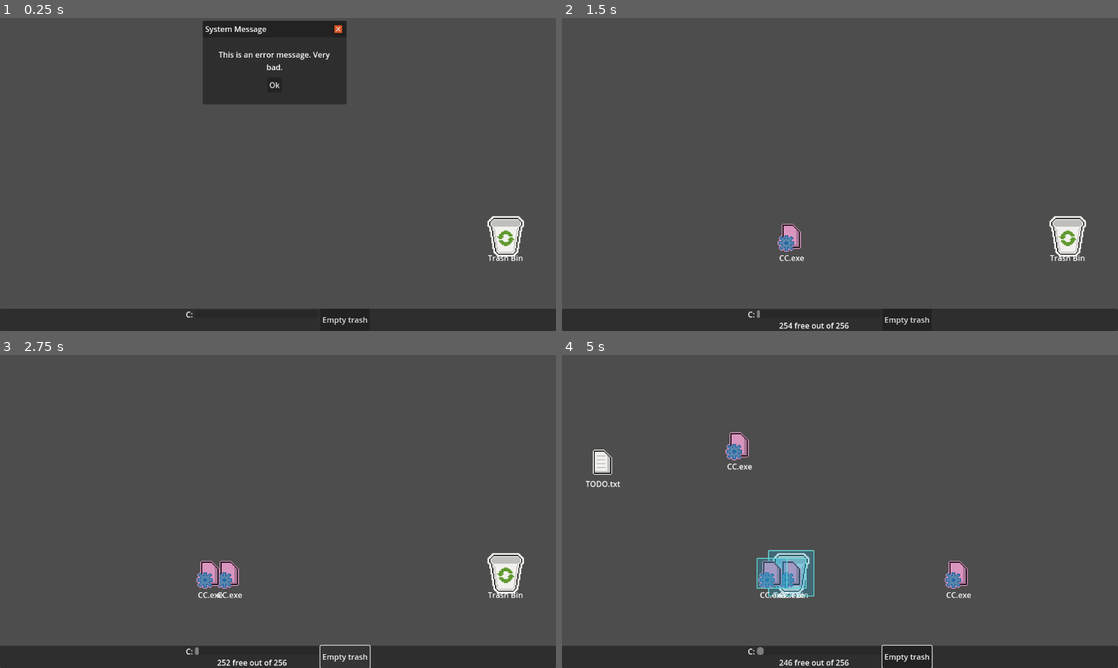
Above: before the commit, frames 1-4 (two rows, left to right).
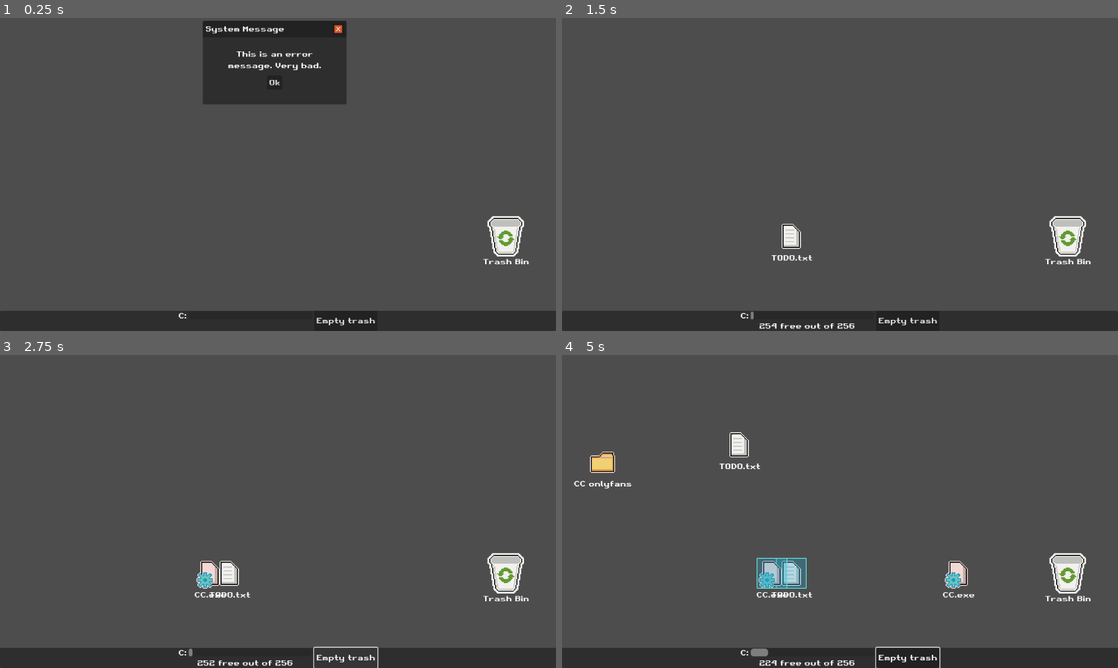
Above: after the commit, the same moments.

Repository: VileOar/ludum-dare-54
Game: Godot game, scene res://scenes/main.tscn
The game is run twice, just before and just after one commit, with the same random seed, the same clock (stepped at 60 frames per second) and the same inputs.
Inputs (mouse positions are in pixels of both pictures, inside the frame that each line leads up to):
- Up to frame 1 (0.25 s): no input
- Up to frame 2 (1.5 s): click "Empty trash" at 0.5 s; click "Ok" at 1.25 s
- Up to frame 3 (2.75 s): click "Empty trash" at 2 s
- Up to frame 4 (5 s): click "Empty trash" at 2.75 s; tap Enter at 3.5 s; drag from (1067, 574) to (789, 574) at 3.52 s; drag from (728, 527) to (789, 574) at 4.27 s

The runs differ from the first frame. In frame 1, 1.5% of the frame differs, in the area x 0-100%, y 2-99%; in frame 2, 1.5%; in frame 3, 1.9%; in frame 4, 4.4%, in the area x 0-100%, y 24-100%.

Commit message:
Squashed commit of the following:
commit 84513c7979577055299dec7a2771ef6140999b4e
Author: Lucius Vinicius <luciusviniciusf@ua.pt>
Date:   Sat Sep 30 21:02:57 2023 +0100

    Adjust color

commit b626c661cbcaa43f49157019f50170011eac476f
Author: Lucius Vinicius <luciusviniciusf@ua.pt>
Date:   Sat Sep 30 21:02:52 2023 +0100

    Squashed commit of the following:

    commit 85fe33aabe406176ed58d02fabcf01e346d41311
    Author: PMSValerio <37459155+PMSValerio@users.noreply.github.com>
    Date:   Sat Sep 30 20:26:36 2023 +0100

        added a few more tweaks

commit 8ad83a86459677fc48ca319b083814298052aba9
Author: Lucius Vinicius <luciusviniciusf@ua.pt>
Date:   Sat Sep 30 20:59:25 2023 +0100

    Fix modulate

commit bbe94944dd98cd74782d035f126a46cf8208ddc3
Author: Lucius Vinicius <luciusviniciusf@ua.pt>
Date:   Sat Sep 30 20:40:56 2023 +0100

    Empty trash loading + weightened random

Diff:
--- a/project.godot
+++ b/project.godot
@@ -24,6 +24,10 @@
 
 window/stretch/mode="viewport"
 
+[gui]
+
+theme/custom_font="res://assets/fonts/Retro Gaming.ttf"
+
 [rendering]
 
 textures/canvas_textures/default_texture_filter=0
--- a/scenes/files/trash_bin.tscn
+++ b/scenes/files/trash_bin.tscn
@@ -1,7 +1,8 @@
-[gd_scene load_steps=4 format=3 uid="uid://borhx2rspskdv"]
+[gd_scene load_steps=5 format=3 uid="uid://borhx2rspskdv"]
 
 [ext_resource type="PackedScene" uid="uid://dv0gqt42k76sy" path="res://scenes/files/draggable_file.tscn" id="1_e3kgo"]
 [ext_resource type="Script" path="res://scripts/trash_bin.gd" id="2_u3sap"]
+[ext_resource type="FontFile" uid="uid://cjh68u8tk4n0x" path="res://assets/fonts/Retro Gaming.ttf" id="3_okt75"]
 
 [sub_resource type="RectangleShape2D" id="RectangleShape2D_dcycp"]
 size = Vector2(96, 96)
@@ -14,7 +15,10 @@
 animation = &"trash_bin"
 
 [node name="Label" parent="." index="2"]
+offset_top = 40.0
 offset_right = 64.0
+offset_bottom = 66.0
+theme_override_fonts/font = ExtResource("3_okt75")
 text = "Trash Bin"
 
 [node name="Area2D" type="Area2D" parent="." index="3"]
@@ -29,5 +33,10 @@
 offset_right = 32.0
 offset_bottom = 32.0
 
+[node name="DeletingTime" type="Timer" parent="." index="6"]
+wait_time = 5.0
+one_shot = true
+
 [connection signal="mouse_entered" from="Area2D" to="." method="_on_area_2d_mouse_entered"]
 [connection signal="mouse_exited" from="Area2D" to="." method="_on_area_2d_mouse_exited"]
+[connection signal="timeout" from="DeletingTime" to="." method="_on_deleting_time_timeout"]
--- a/scripts/autoloads/global.gd
+++ b/scripts/autoloads/global.gd
@@ -1,10 +1,10 @@
 extends Node
 
 var selected_files : Array = []
+var ignore_inputs := false
 
 func _ready():
 	randomize()
-
 
 enum FileTypes {
 	NORMAL, ## a simple file with no gimmicks
@@ -15,12 +15,17 @@
 	# TODO: add more as needed
 }
 
+const FILE_TYPES_WEIGHTS = {
+	FileTypes.NORMAL : 3,
+	FileTypes.INCREASE_SPAWN_EXE : 1,
+	FileTypes.CORRUPTED_FOLDER : 1
+}
+
 ## should only be set by desktop
 var bounds_rect : Rect2
 
-
 const EXPLODE_SPEED = 480.0
-const CORRUPTED_COLOUR = "e69ecd"
+const CORRUPTED_COLOUR = Color(1, 0.9, 0.9, 1)
 
 const file_properties = {
 	FileTypes.NORMAL: [
@@ -50,3 +55,9 @@
 		},
 	]
 }
+
+func sum_array(array : Array):
+	var sum = 0
+	for i in array:
+		sum += i
+	return sum
--- a/scripts/corrupted_file.gd
+++ b/scripts/corrupted_file.gd
@@ -7,7 +7,7 @@
 
 func _ready():
 	super._ready()
-	_anim.modulate = Color(Global.CORRUPTED_COLOUR)
+	_anim.modulate = Global.CORRUPTED_COLOUR
 
 func delete():
 	match type:
--- a/scripts/draggable_file.gd
+++ b/scripts/draggable_file.gd
@@ -56,6 +56,7 @@
 
 
 func _on_color_rect_gui_input(event):
+	if Global.ignore_inputs: return
 	if event is InputEventMouseButton:
 		match event.button_index:
 			MOUSE_BUTTON_LEFT:
@@ -80,7 +81,6 @@
 func set_icon(anim_name : String):
 	_anim.play(anim_name)
 
-
 func set_lifted(val : bool):
 	lifted = val
 	if not val: return
--- a/scripts/systems/file_spawner.gd
+++ b/scripts/systems/file_spawner.gd
@@ -21,10 +21,26 @@
 func _on_spawn_timer_timeout():
 	# TODO: another way to choose file type, not completely random
 	var values = Global.FileTypes.values()
-	var type = values[randi() % values.size()]
+	var weights := Global.FILE_TYPES_WEIGHTS
+	var sum = Global.sum_array(weights.values())
+	var result = randi() % sum + 1
+
+	var type
+	sum = 0
+	for key in weights:
+		type = key
+		sum += weights[key]
+		if result <= sum:
+			break
 
 	SignalManager.new_file.emit(type)
 
+
+#	const FILE_TYPES_WEIGHTS = {
+#	FileTypes.NORMAL : 5,
+#	FileTypes.INCREASE_SPAWN_EXE : 1,
+#	FileTypes.CORRUPTED_FOLDER : 1
+#}
 	spawn_timer.start(spawn_time)
 
 func change_spawn_time(time):
--- a/scripts/trash_bin.gd
+++ b/scripts/trash_bin.gd
@@ -1,5 +1,6 @@
 extends DraggableFile
 
+@onready var deleting_time := $DeletingTime
 
 var mouse_hovered := false
 
@@ -28,6 +29,13 @@
 	# TODO: according to how full it is, lag the computer (this should probably be done by emitting
 	# a signal to trigger lag which is handled somewhere else, since it involves blocing player
 	# input, giving UI feedback, ...)
+	deleting_time.start()
+	Global.ignore_inputs = true
+
+
+func _on_deleting_time_timeout():
+	# TODO: add progress bar
+	Global.ignore_inputs = false
 	SignalManager.free_space.emit(total_space)
 	total_space = 0
 
Binary file added: assets/fonts/VCR_OSD_MONO_1.001.ttf
Not shown, added: assets/fonts/VCR_OSD_MONO_1.001.ttf.import
Not shown, added: assets/fonts/vcr_osd_mono.zip
